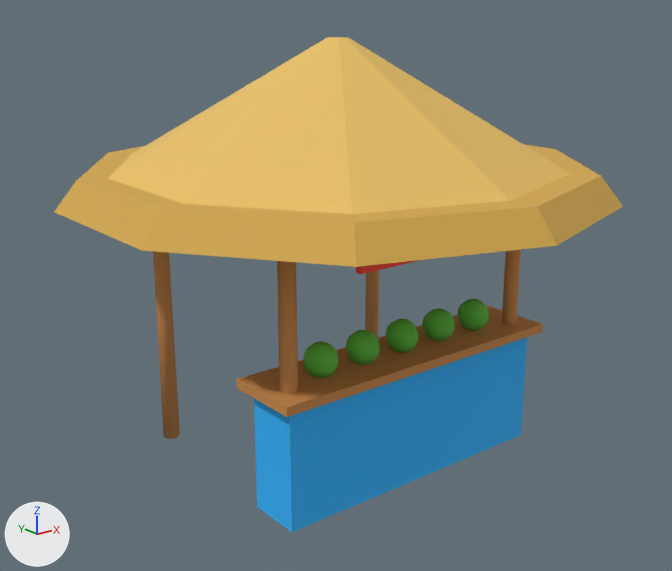
Renders of the glTF model smash-areia/godot/assets/models/kiosk.glb from each side of a commit.
One viewpoint serves both versions: a 50 mm camera at (-5.26, -6.54, 4.16) aimed at (-0.09, -0.08, 1.58). Arrows for +X, +Y and +Z are at lower left; the lights stay in place. The picture after the commit comes second. Vertices at exactly the same position are counted once.

Names of what the first picture shows: 'Kiosk'.
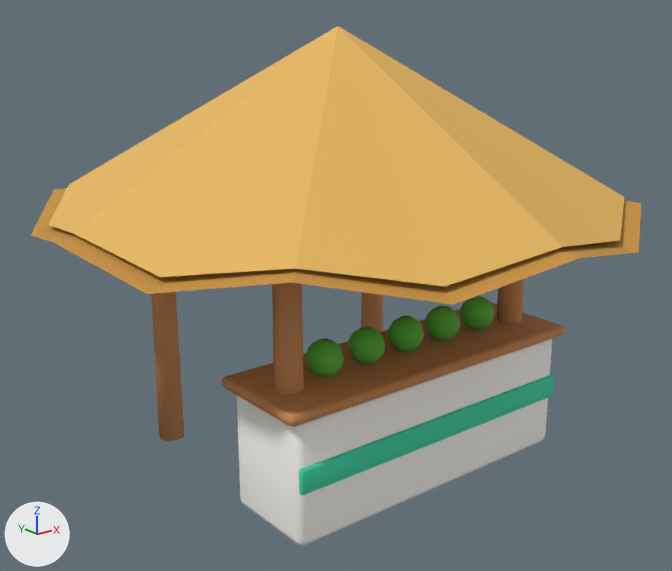
Diff of the bpy script that builds the scene:
```diff
--- a/smash-areia/godot/assets/models/kiosk.glb.py
+++ b/smash-areia/godot/assets/models/kiosk.glb.py
@@ mat_kioskcounter @@
 mat_kioskcounter = principled_material('KioskCounter')
-mat_kioskcounter.base_color = (0.0284, 0.462, 1.0)  # blue #2fb5ff
+mat_kioskcounter.base_color = (1.0, 0.982, 0.922)  # white #fffdf6
 mat_kioskcounter.roughness = 0.85
@@ mat_kioskstripe @@
+mat_kioskstripe = principled_material('KioskStripe')
+mat_kioskstripe.base_color = (0.0497, 0.672, 0.392)  # green #3fd6a8
+mat_kioskstripe.roughness = 0.85
@@ me_kiosk @@
 # used by ob_kiosk; location = (0.0, 0.0, 0.0)
-me_kiosk.from_pydata(...)  # 472 vertices, 888 faces; spans x -2.38..2.38, y -2.5..2.5, z 0.0..3.8
+me_kiosk.from_pydata(...)  # 684 vertices, 1308 faces; spans x -2.7..2.7, y -2.7..2.7, z 0.0..3.9
+# me_kiosk part 1: a new loose piece, an 8-sided cut cone along z (radius 0.13 at the low end, 0.11 at the high end) spanning x -1.43..-1.17, y -1.13..-0.87, z 0.0..2.65, in mat_kioskwood (orange #c98b55)
+# me_kiosk part 2: a new loose piece, an 8-sided cut cone along z (radius 0.13 at the low end, 0.11 at the high end) spanning x -1.43..-1.17, y 0.87..1.13, z 0.0..2.65, in mat_kioskwood (orange #c98b55)
+# me_kiosk part 3: a new loose piece, an 8-sided cut cone along z (radius 0.13 at the low end, 0.11 at the high end) spanning x 1.17..1.43, y -1.13..-0.87, z 0.0..2.65, in mat_kioskwood (orange #c98b55)
+# me_kiosk part 4: a new loose piece, an 8-sided cut cone along z (radius 0.13 at the low end, 0.11 at the high end) spanning x 1.17..1.43, y 0.87..1.13, z 0.0..2.65, in mat_kioskwood (orange #c98b55)
+# me_kiosk part 5: the loose piece of 20 vertices spanning x -2.28..2.28, y -2.4..2.4, z 2.5..3.8 is rebuilt with 18 vertices and now spans x -2.55..2.55, y -2.55..2.55, z 2.3..3.9
+# me_kiosk part 6: the loose piece of 20 vertices spanning x -2.38..2.38, y -2.5..2.5, z 2.45..2.7 is rebuilt with 18 vertices and now spans x -2.7..2.7, y -2.7..2.7, z 2.22..2.7
+# me_kiosk part 7: the loose piece of 8 vertices spanning x -1.5..1.5, y -1.25..-0.55, z 1.09..1.17 is rebuilt with 56 vertices and now spans x -1.6..1.6, y -1.45..-0.45, z 1.09..1.19
+# me_kiosk part 8: the loose piece of 8 vertices spanning x -1.4..1.4, y -1.15..-0.65, z 0.0..1.1 is rebuilt with 56 vertices and now spans x -1.5..1.5, y -1.4..-0.5, z 0.0..1.1
+# me_kiosk part 9: a new loose piece of 56 vertices spanning x -1.5..1.5, y -1.43..-1.38, z 0.49..0.71, in mat_kioskstripe (green #3fd6a8)
+# me_kiosk part 10: the loose piece of 12 vertices spanning x -1.37..-1.23, y -1.08..-0.92, z 0.0..2.6 is deleted
+# me_kiosk part 11: the loose piece of 12 vertices spanning x 1.23..1.37, y 0.92..1.08, z 0.0..2.6 is deleted
+# me_kiosk part 12: the loose piece of 12 vertices spanning x -1.37..-1.23, y 0.92..1.08, z 0.0..2.6 is deleted
+# me_kiosk part 13: the loose piece of 12 vertices spanning x 1.23..1.37, y -1.08..-0.92, z 0.0..2.6 is deleted
+# me_kiosk part 14: the loose piece of 8 vertices spanning x -0.8..0.8, y -1.28..-1.22, z 2.1..2.5 is deleted
+# me_kiosk part 15: 355 vertices removed from x -1.04..1.04, y -1.05..-0.75, z 1.15..1.45; 355 vertices added at x -1.05..1.05, y -1.11..-0.79, z 1.17..1.49
+# other edits to the shape of me_kiosk do not show in these pictures
 me_kiosk.materials.append(mat_kioskwood)
@@ me_kiosk @@
 me_kiosk.materials.append(mat_coco)
+me_kiosk.materials.append(mat_kioskstripe)  # green #3fd6a8
```

What differs and where, as boxes (x1, y1, x2, y2) in the pictures (672 x 571 px; the box of a moved part takes in the faces that stretch with it):
'Kiosk', reshaped (7% wider): before (54, 37, 623, 532); after (31, 26, 641, 545)
part 1 of me_kiosk, added (orange): after (272, 283, 304, 394)
part 2 of me_kiosk, added (orange): after (151, 292, 185, 441)
part 3 of me_kiosk, added (orange): after (496, 279, 524, 324)
part 4 of me_kiosk, added (orange): after (361, 292, 383, 332)
part 5 of me_kiosk, rebuilt: before (108, 37, 570, 214); after (48, 26, 624, 286)
part 6 of me_kiosk, rebuilt: before (54, 144, 623, 267); after (31, 188, 641, 305)
part 7 of me_kiosk, rebuilt (12% wider, 12% taller): before (236, 306, 543, 417); after (221, 302, 565, 427)
part 8 of me_kiosk, rebuilt (15% wider): before (254, 337, 527, 532); after (237, 339, 552, 545)
part 9 of me_kiosk, added (green): after (299, 374, 554, 495)
part 10 of me_kiosk, deleted (orange): before (277, 261, 298, 394)
part 11 of me_kiosk, deleted (orange): before (365, 270, 379, 338)
part 12 of me_kiosk, deleted (orange): before (153, 251, 180, 439)
part 13 of me_kiosk, deleted (orange): before (502, 249, 521, 324)
part 14 of me_kiosk, deleted: before (356, 260, 420, 274)
part 15 of me_kiosk, moved or reshaped: before (303, 299, 489, 378); after (306, 296, 494, 377)
